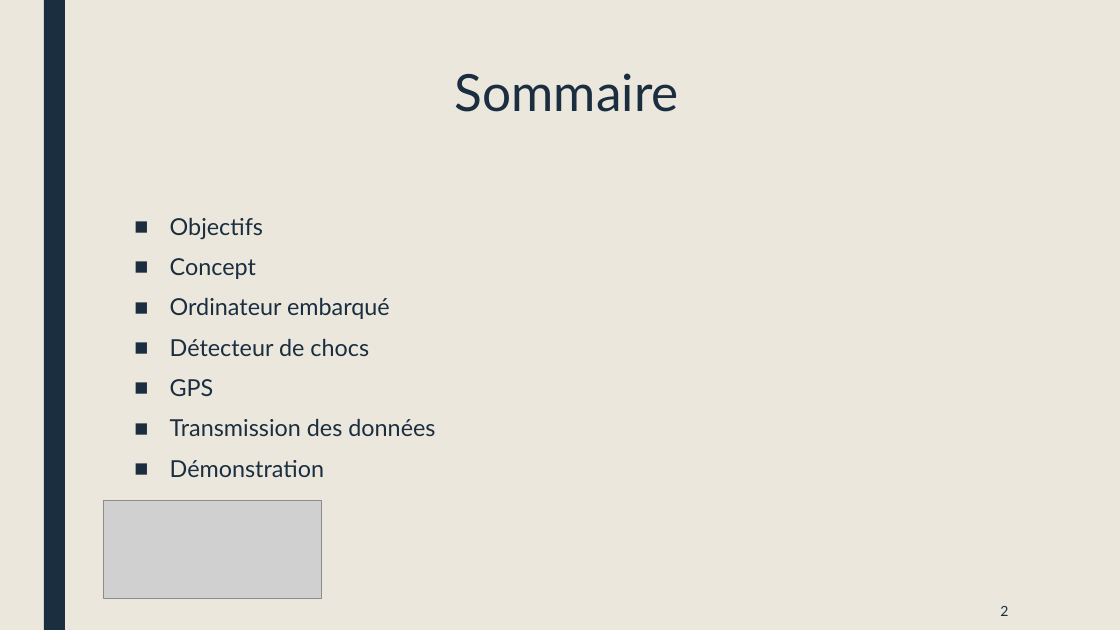
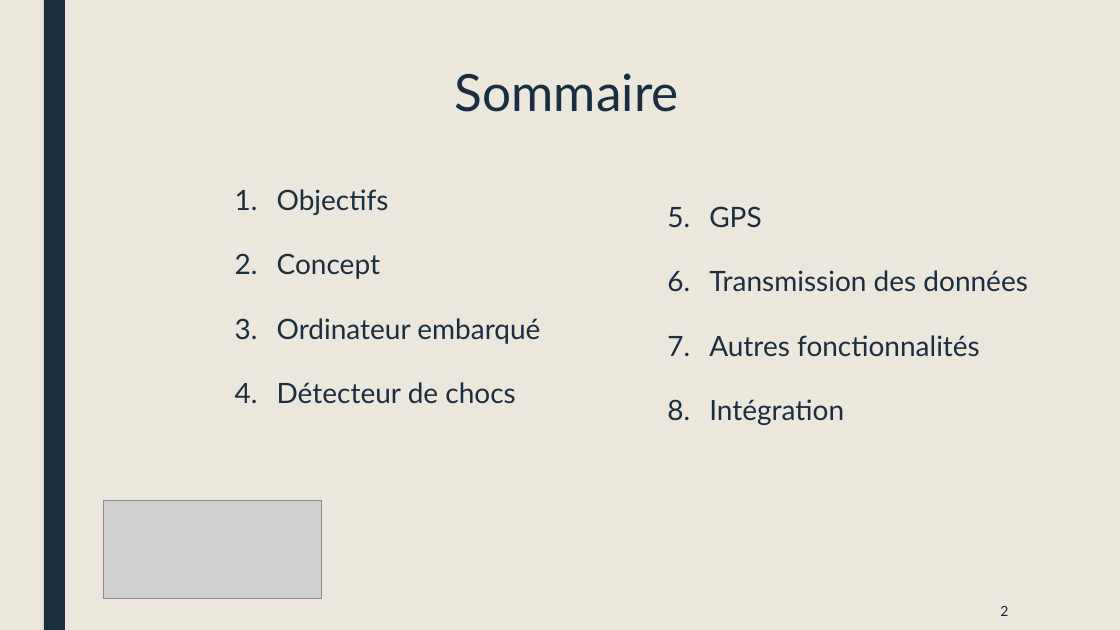
Before and after one commit to JombartOlivier/Isenprotect, a slide deck: slide 2 of Présentation/Présentation 27_02_2018.pptx. Drawn at 1120x630 pixels with LibreOffice and Linux fonts; fonts in the diff are those of the drawing; grey boxes stand for pictures. Boxes give left, top, right and bottom in pixels: in the first picture for what was removed or moved away, otherwise in the second. Text is boxed around its words. In the diff, an @@ line names an element or a change of style, - is before the commit and + after.

```diff
--- a/Présentation/Présentation 27_02_2018.pptx
+++ b/Présentation/Présentation 27_02_2018.pptx
@@ text "Objectifs": place and size @@
-text "Objectifs" at <box>170,218,435,477</box>
+text "Objectifs" at <box>277,189,1027,425</box>
@@ text "Objectifs" at <box>277,189,1027,425</box>: columns 1 to 2 @@
@@ text at <box>277,189,1027,404</box>: size 20 to 24 pt in "Objectifs", "Concept", "Ordinateur embarqué", "Détecteur de chocs" and 2 more places; bullet ■ to 1.; line spacing 0.94 to 1.5 @@
@@ text at <box>709,335,980,425</box>: text changed; size 20 to 24 pt @@
-■ Démonstration
+7. Autres fonctionnalités
+8. Intégration
```
Also in this commit, not shown: 4 other slides changed, 1 slide added.
